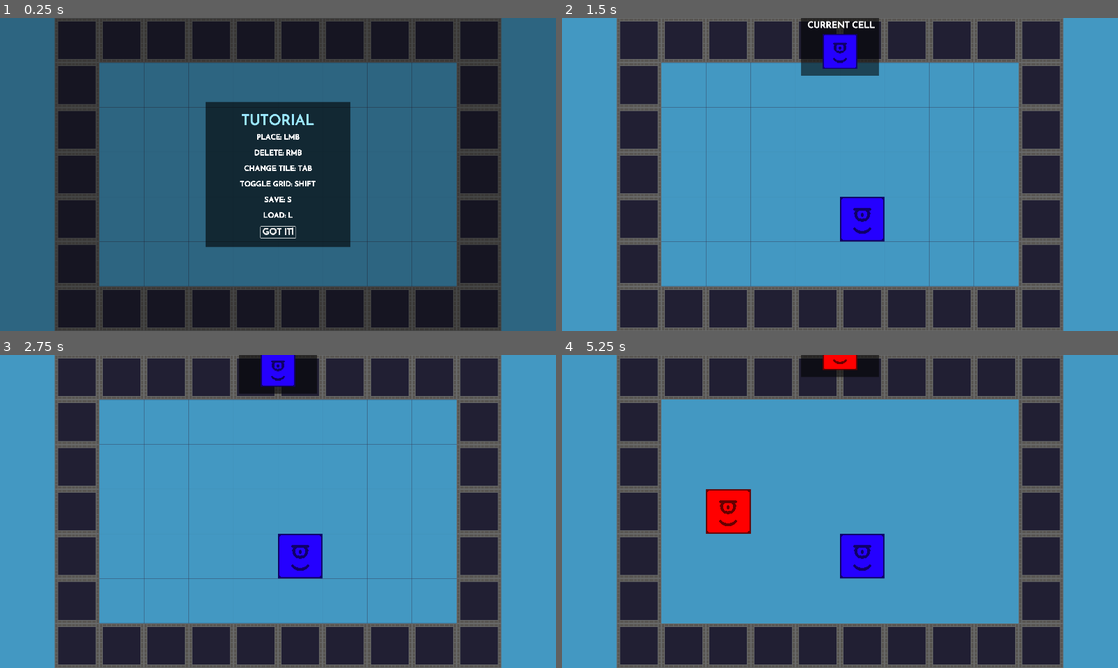
Above: before the commit, frames 1-4 (two rows, left to right).
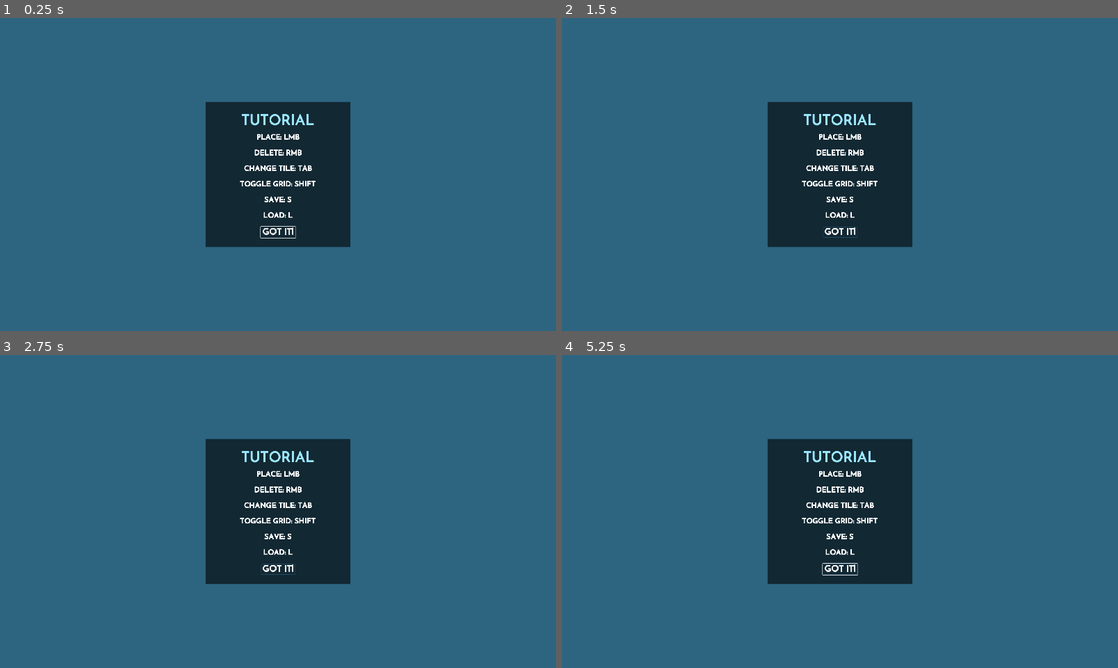
Above: after the commit, the same moments.

Repository: VoidScientist/Terrain-War
Game: Godot game, scene res://scenes/map_creator.tscn
Two runs of this game, one before a commit and one after it. Both use one fixed random seed, a clock stepped at 60 frames per second and the inputs below. This scene is started directly instead of the project's main scene.
Inputs (mouse positions are in pixels of both pictures, inside the frame that each line leads up to):
- Up to frame 1 (0.25 s): no input
- Up to frame 2 (1.5 s): click "GOT IT!" at 0.5 s; click (840, 230) at 1.25 s, where only the run after the commit has a clickable "GOT IT!"
- Up to frame 3 (2.75 s): click (278, 567) at 2 s, where only the run after the commit has a clickable "GOT IT!"
- Up to frame 4 (5.25 s): move the mouse to (962, 495) at 2.77 s; tap Tab (change_cell) at 2.85 s; move the mouse to (728, 527) at 3.52 s; click (728, 527) at 3.6 s; tap Enter at 4.25 s; move the mouse to (895, 442) at 4.27 s; hold Right mouse button (delete) 4.28-5.03 s; move the mouse to (812, 574) at 5.02 s; tap Shift (toggle_grid) at 5.1 s

The runs differ from the first frame. In frame 1, 35% of the frame differs, in the area x 9-91%, y 0-100%; in frame 2, 99%; in frame 3, 99%; in frame 4, 100%, in the area x 0-100%, y 0-100%.
Error after the commit: Parse Error: Unexpected ':=', use '=' instead. Expected end of statement after expression. (res://scripts/editable_map.gd:132)

Commit message:
play_area now modified while loading
yes it was logical to do it, yet i forgot

Diff:
--- a/scripts/editable_map.gd
+++ b/scripts/editable_map.gd
@@ -129,6 +129,8 @@
 
 	camera.focus_on_area(get_used_rect(), cell_size)
 
+	play_area := Rect2(0, 0, width + 1, height + 1)
+
 
 func generate_borders():
 
@@ -180,5 +182,7 @@
 
 
 func disable_ui():
+	# temporary solution to prevent placing cell after saving/loading
 	yield(get_tree().create_timer(.2), "timeout")
+
 	ui_active = false
